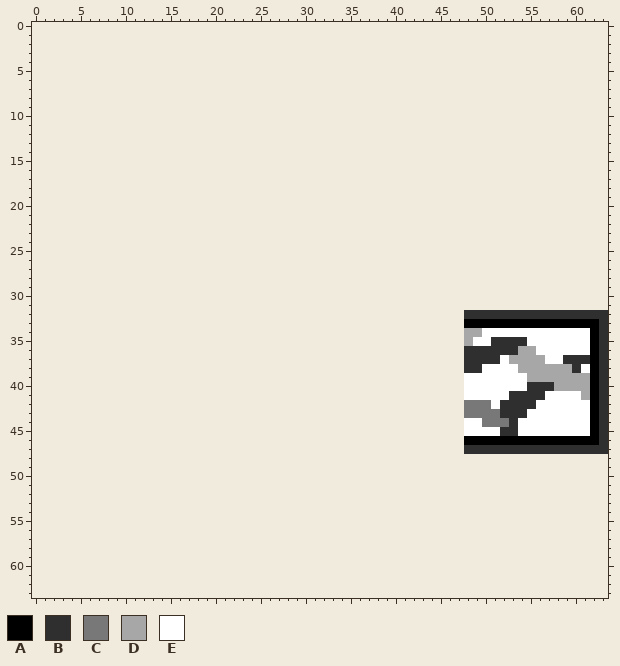
Edited in one commit: pixel-art file (Assets/_Sprites/ASE Files/CorpInteriorTiles.ase). The picture above was drawn from the file before the commit.
16x16 pixels, 1 frame. Colours within 5 levels of each other are drawn and written as one. The old version is drawn lined up with the new one, on the new canvas.
Palette (. is transparent): A #000000  B #2f2f2f  C #787878  D #a7a7a7  E #ffffff
Pixels before (only the part around the change), first column x 0:
 0 ................................................................
 1 ................................................................
 2 ................................................................
 3 ................................................................
 4 ................................................................
 5 ................................................................
 6 ................................................................
 7 ................................................................
 8 ................................................................
 9 ................................................................
10 ................................................................
11 ................................................................
12 ................................................................
13 ................................................................
14 ................................................................
15 ................................................................
16 ................................................................
17 ................................................................
18 ................................................................
19 ................................................................
20 ................................................................
21 ................................................................
22 ................................................................
23 ................................................................
24 ................................................................
25 ................................................................
26 ................................................................
27 ................................................................
28 ................................................................
29 ................................................................
30 ................................................................
31 ................................................................
32 ................................................BBBBBBBBBBBBBBBB
33 ................................................AAAAAAAAAAAAAAAB
34 ................................................DDEEEEEEEEEEEEAB
35 ................................................DEEBBBBEEEEEEEAB
36 ................................................BBBBBBDDEEEEEEAB
37 ................................................BBBBEDDDDEEBBBAB
38 ................................................BBEEEEDDDDDDBEAB
39 ................................................EEEEEEEDDDDDDDAB
40 ................................................EEEEEEEBBBDDDDAB
41 ................................................EEEEEBBBBEEEEDAB
42 ................................................CCCEBBBBEEEEEEAB
43 ................................................CCCCBBBEEEEEEEAB
44 ................................................EECCCBEEEEEEEEAB
45 ................................................EEEEBBEEEEEEEEAB
46 ................................................AAAAAAAAAAAAAAAB
47 ................................................BBBBBBBBBBBBBBBB
48 ................................................................
49 ................................................................
50 ................................................................
51 ................................................................
52 ................................................................
53 ................................................................
54 ................................................................
55 ................................................................
56 ................................................................
57 ................................................................
58 ................................................................
59 ................................................................
60 ................................................................
61 ................................................................
62 ................................................................
63 ................................................................
And afterwards:
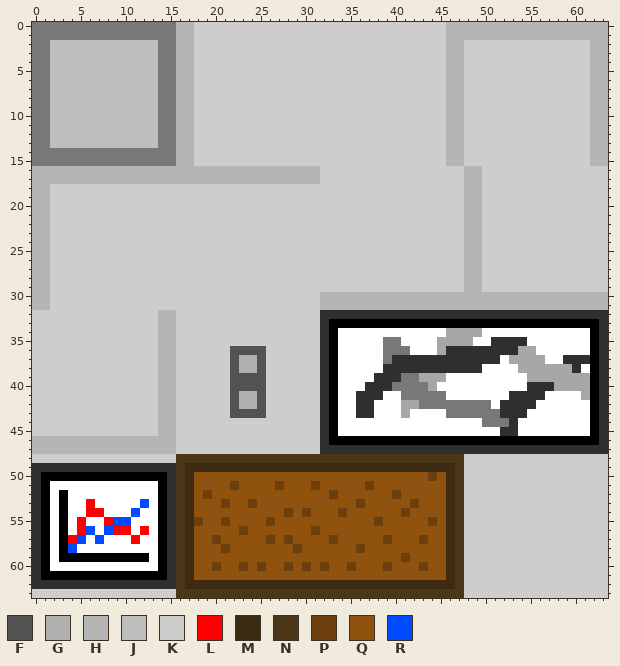
Colours new in this view: F #525252  G #b1b0af  H #b5b5b5  J #bebebe  K #cfcdcc  L #ff0000  M #3c2a11  N #4b3619  P #6d3f0c  Q #8f520f  R #004aff
The edit:
canvas 16x16 -> 64x64, the old top-left corner now at 48,32
y 0..1: x 0..63 ................................................................ -> CCCCCCCCCCCCCCCCHHKKKKKKKKKKKKKKKKKKKKKKKKKKKKHHHHHHHHHHHHHHHHHH
y 2..13: x 0..63 ................................................................ -> CCJJJJJJJJJJJJCCHHKKKKKKKKKKKKKKKKKKKKKKKKKKKKHHKKKKKKKKKKKKKKHH
y 14..15: x 0..63 ................................................................ -> CCCCCCCCCCCCCCCCHHKKKKKKKKKKKKKKKKKKKKKKKKKKKKHHKKKKKKKKKKKKKKHH
y 16..17: x 0..63 ................................................................ -> HHHHHHHHHHHHHHHHHHHHHHHHHHHHHHHHKKKKKKKKKKKKKKKKHHKKKKKKKKKKKKKK
y 18..29: x 0..63 ................................................................ -> HHKKKKKKKKKKKKKKKKKKKKKKKKKKKKKKKKKKKKKKKKKKKKKKHHKKKKKKKKKKKKKK
y 30..31: x 0..63 ................................................................ -> HHKKKKKKKKKKKKKKKKKKKKKKKKKKKKKKHHHHHHHHHHHHHHHHHHHHHHHHHHHHHHHH
y 32: x 0..47 ................................................ -> KKKKKKKKKKKKKKHHKKKKKKKKKKKKKKKKBBBBBBBBBBBBBBBB
y 33: x 0..47 ................................................ -> KKKKKKKKKKKKKKHHKKKKKKKKKKKKKKKKBAAAAAAAAAAAAAAA
y 34: x 0..47 ................................................ -> KKKKKKKKKKKKKKHHKKKKKKKKKKKKKKKKBAEEEEEEEEEEEEDD
y 35: x 0..47 ................................................ -> KKKKKKKKKKKKKKHHKKKKKKKKKKKKKKKKBAEEEEECCEEEEDDD
y 36: x 0..47 ................................................ -> KKKKKKKKKKKKKKHHKKKKKKFFFFKKKKKKBAEEEEECCCEEEDBB
y 37: x 0..47 ................................................ -> KKKKKKKKKKKKKKHHKKKKKKFGGFKKKKKKBAEEEEECBBBBBBBB
y 38: x 0..47 ................................................ -> KKKKKKKKKKKKKKHHKKKKKKFGGFKKKKKKBAEEEEEBBBBBBBBB
y 39: x 0..47 ................................................ -> KKKKKKKKKKKKKKHHKKKKKKFFFFKKKKKKBAEEEEBBBCCDDDEE
y 40: x 0..47 ................................................ -> KKKKKKKKKKKKKKHHKKKKKKFFFFKKKKKKBAEEEBBBCCCCDEEE
y 41: x 0..47 ................................................ -> KKKKKKKKKKKKKKHHKKKKKKFGGFKKKKKKBAEEBBBEECCCCCEE
y 42: x 0..47 ................................................ -> KKKKKKKKKKKKKKHHKKKKKKFGGFKKKKKKBAEEBBEEEDDCCCCC
y 43: x 0..47 ................................................ -> KKKKKKKKKKKKKKHHKKKKKKFFFFKKKKKKBAEEBBEEEDEEEECC
y 44..45: x 0..47 ................................................ -> KKKKKKKKKKKKKKHHKKKKKKKKKKKKKKKKBAEEEEEEEEEEEEEE
y 46: x 0..47 ................................................ -> HHHHHHHHHHHHHHHHKKKKKKKKKKKKKKKKBAAAAAAAAAAAAAAA
y 47: x 0..47 ................................................ -> HHHHHHHHHHHHHHHHKKKKKKKKKKKKKKKKBBBBBBBBBBBBBBBB
y 48: x 0..63 ................................................................ -> KKKKKKKKKKKKKKKKNNNNNNNNNNNNNNNNNNNNNNNNNNNNNNNNKKKKKKKKKKKKKKKK
y 49: x 0..63 ................................................................ -> BBBBBBBBBBBBBBBBNMMMMMMMMMMMMMMMMMMMMMMMMMMMMMMNKKKKKKKKKKKKKKKK
y 50: x 0..63 ................................................................ -> BAAAAAAAAAAAAAABNMQQQQQQQQQQQQQQQQQQQQQQQQQQPQMNKKKKKKKKKKKKKKKK
y 51: x 0..63 ................................................................ -> BAEEEEEEEEEEEEABNMQQQQPQQQQPQQQPQQQQQPQQQQQQQQMNKKKKKKKKKKKKKKKK
y 52: x 0..63 ................................................................ -> BAEAEEEEEEEEEEABNMQPQQQQQQQQQQQQQPQQQQQQPQQQQQMNKKKKKKKKKKKKKKKK
y 53: x 0..63 ................................................................ -> BAEAEELEEEEEREABNMQQQPQQPQQQQQQQQQQQPQQQQQPQQQMNKKKKKKKKKKKKKKKK
y 54: x 0..63 ................................................................ -> BAEAEELLEEEREEABNMQQQQQQQQQQPQPQQQPQQQQQQPQQQQMNKKKKKKKKKKKKKKKK
y 55: x 0..63 ................................................................ -> BAEAELEELRREEEABNMPQQPQQQQPQQQQQQQQQQQPQQQQQPQMNKKKKKKKKKKKKKKKK
y 56: x 0..63 ................................................................ -> BAEAELRERLLELEABNMQQQQQPQQQQQQQPQQQQQQQQQQQQQQMNKKKKKKKKKKKKKKKK
y 57: x 0..63 ................................................................ -> BAEALREREEELEEABNMQQPQQQQQPQPQQQQPQQQQQPQQQPQQMNKKKKKKKKKKKKKKKK
y 58: x 0..63 ................................................................ -> BAEAREEEEEEEEEABNMQQQPQQQQQQQPQQQQQQPQQQQQQQQQMNKKKKKKKKKKKKKKKK
y 59: x 0..63 ................................................................ -> BAEAAAAAAAAAAEABNMQQQQQQQQQQQQQQQQQQQQQQQPQQQQMNKKKKKKKKKKKKKKKK
y 60: x 0..63 ................................................................ -> BAEEEEEEEEEEEEABNMQQPQQPQPQQPQPQPQQPQQQPQQQPQQMNKKKKKKKKKKKKKKKK
y 61: x 0..63 ................................................................ -> BAAAAAAAAAAAAAABNMQQQQQQQQQQQQQQQQQQQQQQQQQQQQMNKKKKKKKKKKKKKKKK
y 62: x 0..63 ................................................................ -> BBBBBBBBBBBBBBBBNMMMMMMMMMMMMMMMMMMMMMMMMMMMMMMNKKKKKKKKKKKKKKKK
y 63: x 0..63 ................................................................ -> KKKKKKKKKKKKKKKKNNNNNNNNNNNNNNNNNNNNNNNNNNNNNNNNKKKKKKKKKKKKKKKK
Changed places in both pictures, as pixel boxes (x1, y1, x2, y2):
added: (32, 22, 608, 598)
